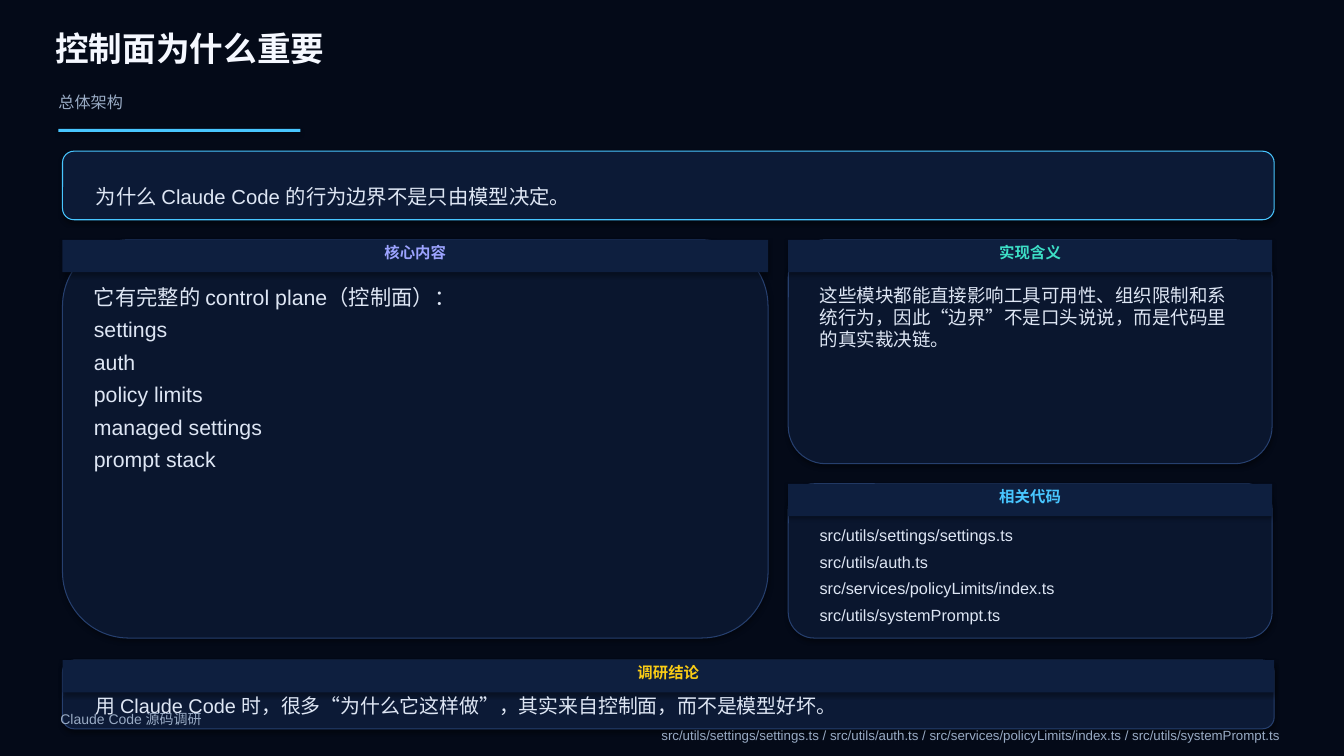
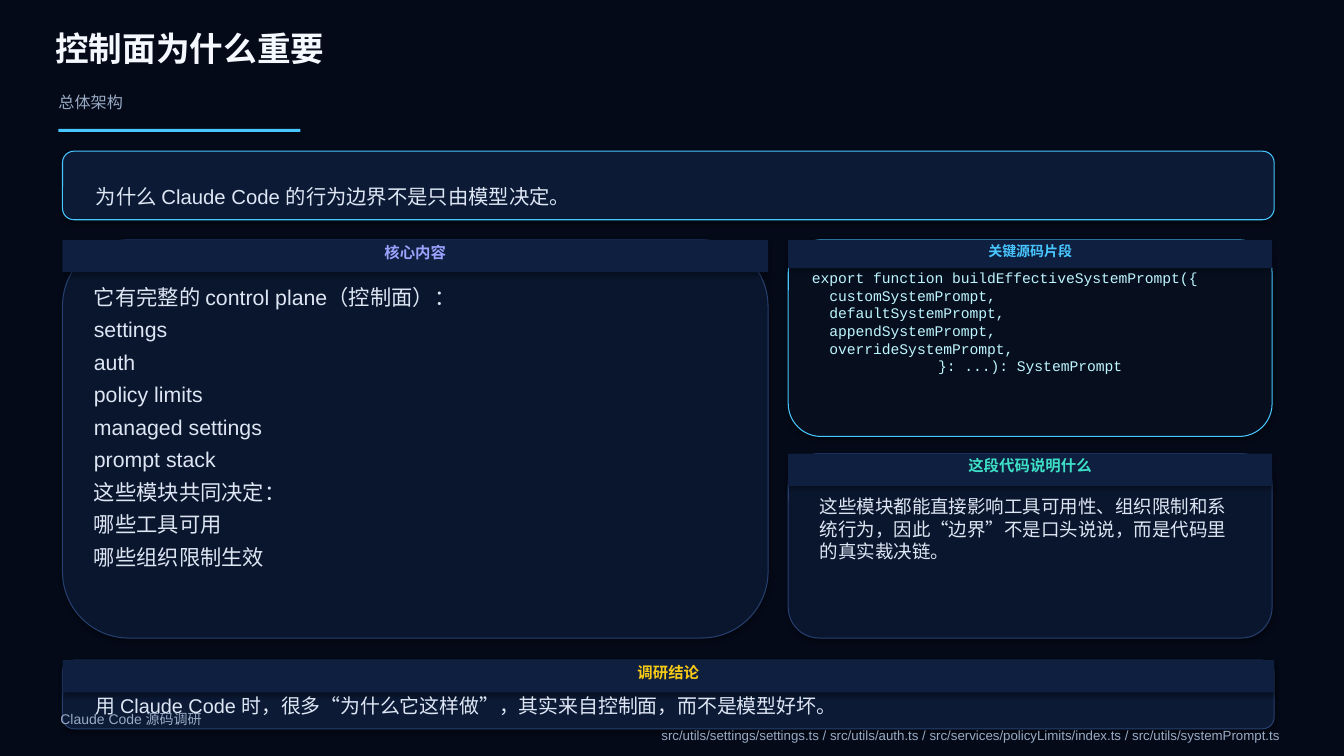
Before and after one commit to boboliu-1010/ccode, a slide deck: slide 6 of docs/zh/10-Claude Code 源码调研.pptx (slide 7 before the commit). Drawn at 1344x756 pixels with LibreOffice and Linux fonts; fonts in the diff are those of the drawing. Boxes give left, top, right and bottom in pixels: in the first picture for what was removed or moved away, otherwise in the second. Text is boxed around its words. In the diff, an @@ line names an element or a change of style, - is before the commit and + after.

```diff
--- a/docs/zh/10-Claude Code 源码调研.pptx
+++ b/docs/zh/10-Claude Code 源码调研.pptx
@@ rounded rectangle removed at (788, 240, 1272, 464) @@
@@ rectangle removed at (788, 240, 1272, 272) @@
-实现含义
@@ rounded rectangle added at (788, 240, 1272, 437), fill #070F1F, outline #48C6FF 0.75 pt, 10.5 pt, text #BEF6FF @@
+export function buildEffectiveSystemPrompt({
+customSystemPrompt,
+defaultSystemPrompt,
+appendSystemPrompt,
+overrideSystemPrompt,
+}: ...): SystemPrompt
@@ rectangle added at (788, 240, 1272, 268), fill #0E1F3F, 10 pt, text #48C6FF, bold @@
+关键源码片段
@@ rounded rectangle: place and size @@
-rounded rectangle at (788, 484, 1272, 638)
+rounded rectangle at (788, 454, 1272, 638)
@@ rectangle "这段代码说明什么": place and size @@
-rectangle "这段代码说明什么" at (788, 484, 1272, 516)
+rectangle "这段代码说明什么" at (788, 454, 1272, 486)
@@ text in rectangle at (968, 458, 1091, 473): text changed; text colour #48C6FF to #3DE0C7 @@
-相关代码
+这段代码说明什么
@@ text at (94, 482, 286, 567): paragraphs added @@
+这些模块共同决定：
+哪些工具可用
+哪些组织限制生效
@@ text "这些模块都能直接影响工具可用性、组织限制和系统行为，因此“边界”不是口头说说，而是代码里的真实裁决链。": place and size @@
-text "这些模块都能直接影响工具可用性、组织限制和系统行为，因此“边界”不是口头说说，而是代码里的真实裁决链。" at (820, 286, 1227, 348)
+text "这些模块都能直接影响工具可用性、组织限制和系统行为，因此“边界”不是口头说说，而是代码里的真实裁决链。" at (820, 497, 1227, 560)
@@ text removed at (820, 529, 1055, 625) @@
-src/utils/settings/settings.ts
-src/utils/auth.ts
-src/services/policyLimits/index.ts
-src/utils/systemPrompt.ts
```
Also in this commit, not shown: 29 other slides changed, 2 slides added, 18 slides removed, 2 other files.
